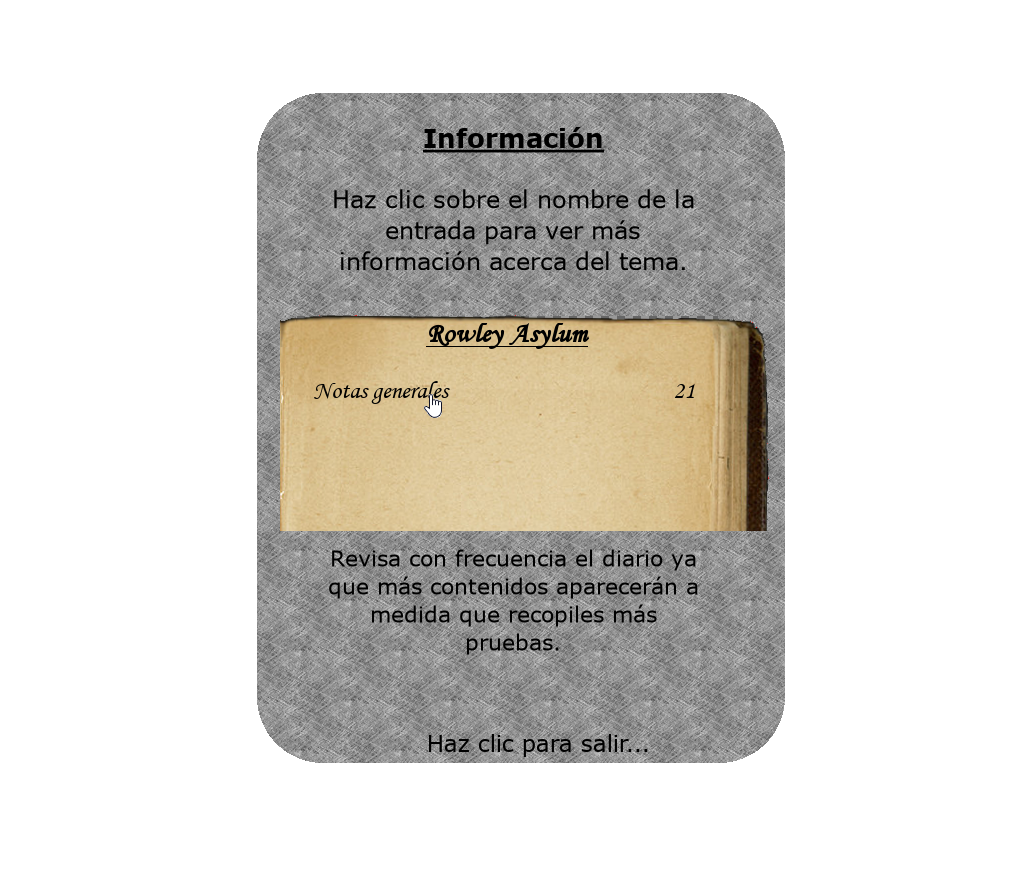
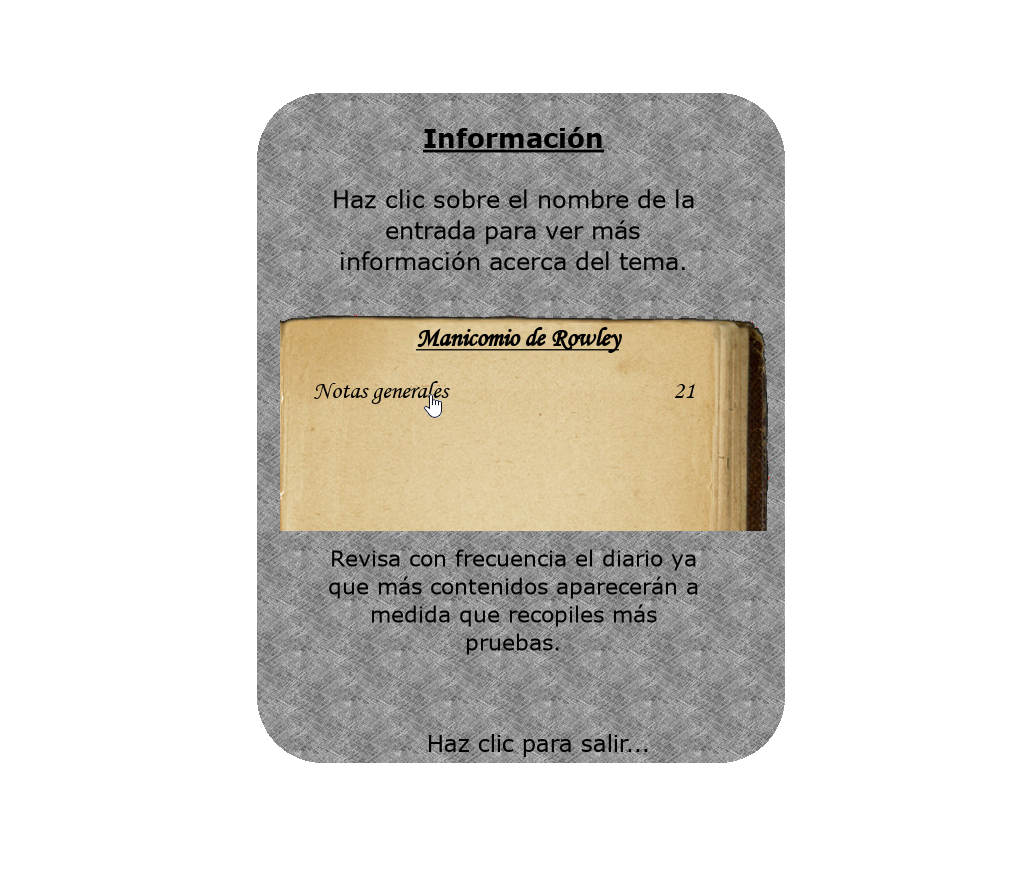
The second w=1022, h=879 image is a revision of the first. Changes to its layers:
added layer "Manicomio de Rowley" above "Layer #1" over left=416, top=326, right=622, bottom=353
painted on "Background" over left=375, top=323, right=630, bottom=367
